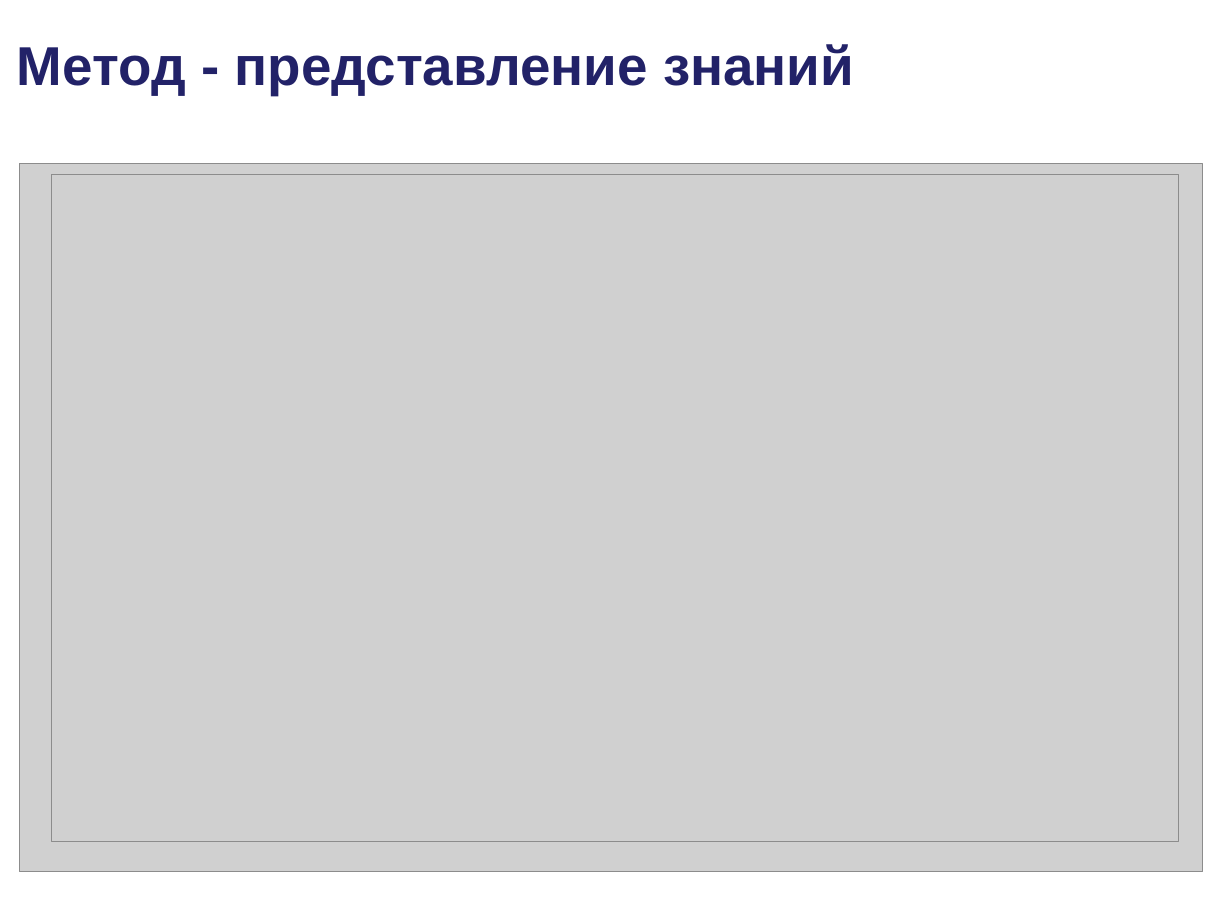
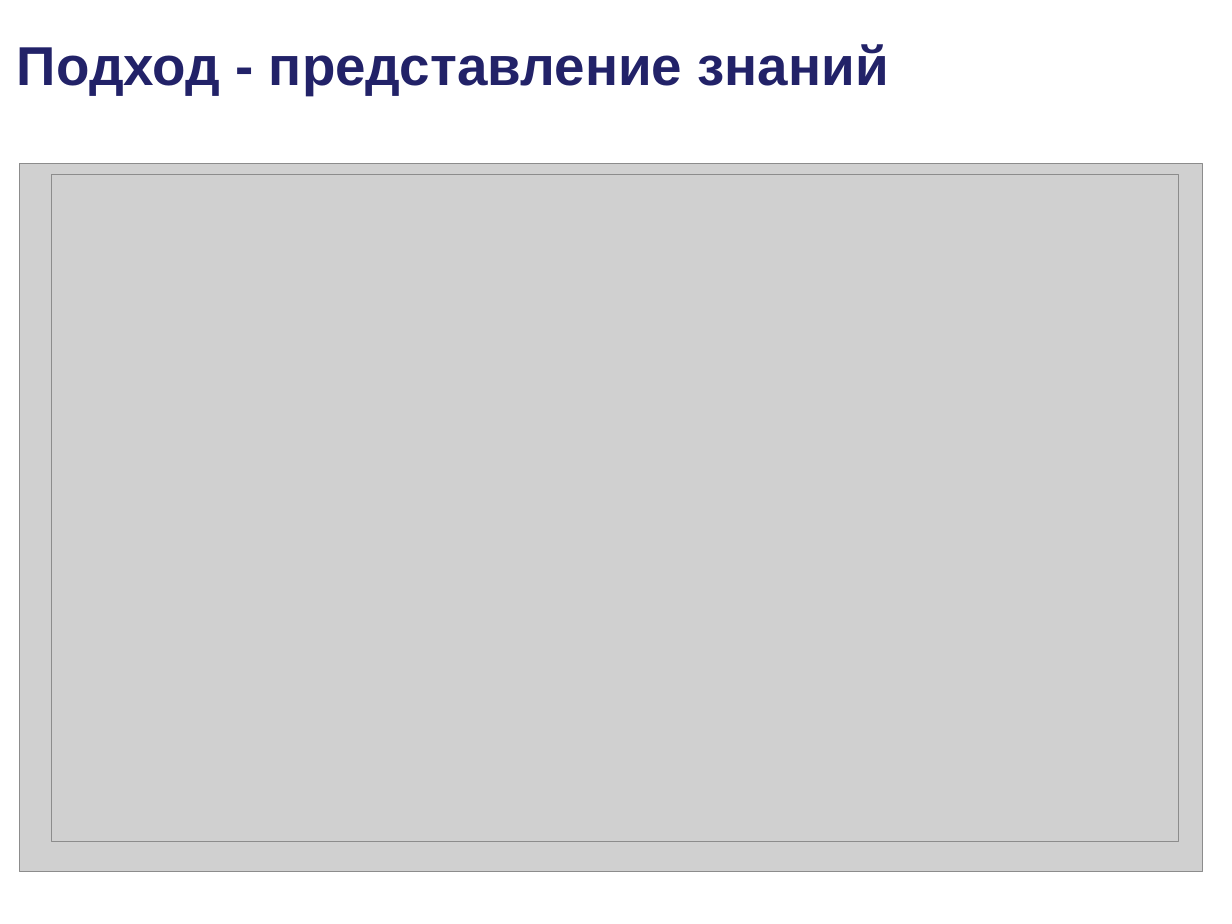
Before and after one commit to podtelkin/NII-NKT, a slide deck: slide 10 of master/master.ppt. Drawn at 1232x924 pixels with LibreOffice and Linux fonts; fonts in the diff are those of the drawing; grey boxes stand for pictures; background and template pictures are left out. Boxes give left, top, right and bottom in pixels: in the first picture for what was removed or moved away, otherwise in the second. Text is boxed around its words. In the diff, an @@ line names an element or a change of style, - is before the commit and + after.

```diff
--- a/master/master.ppt
+++ b/master/master.ppt
@@ title at (x1=17, y1=44, x2=889, y2=95): text changed @@
-Метод - представление знаний
+Подход - представление знаний
```
Also in this commit, not shown: 10 other slides changed, 1 slide added, 1 slide removed.
